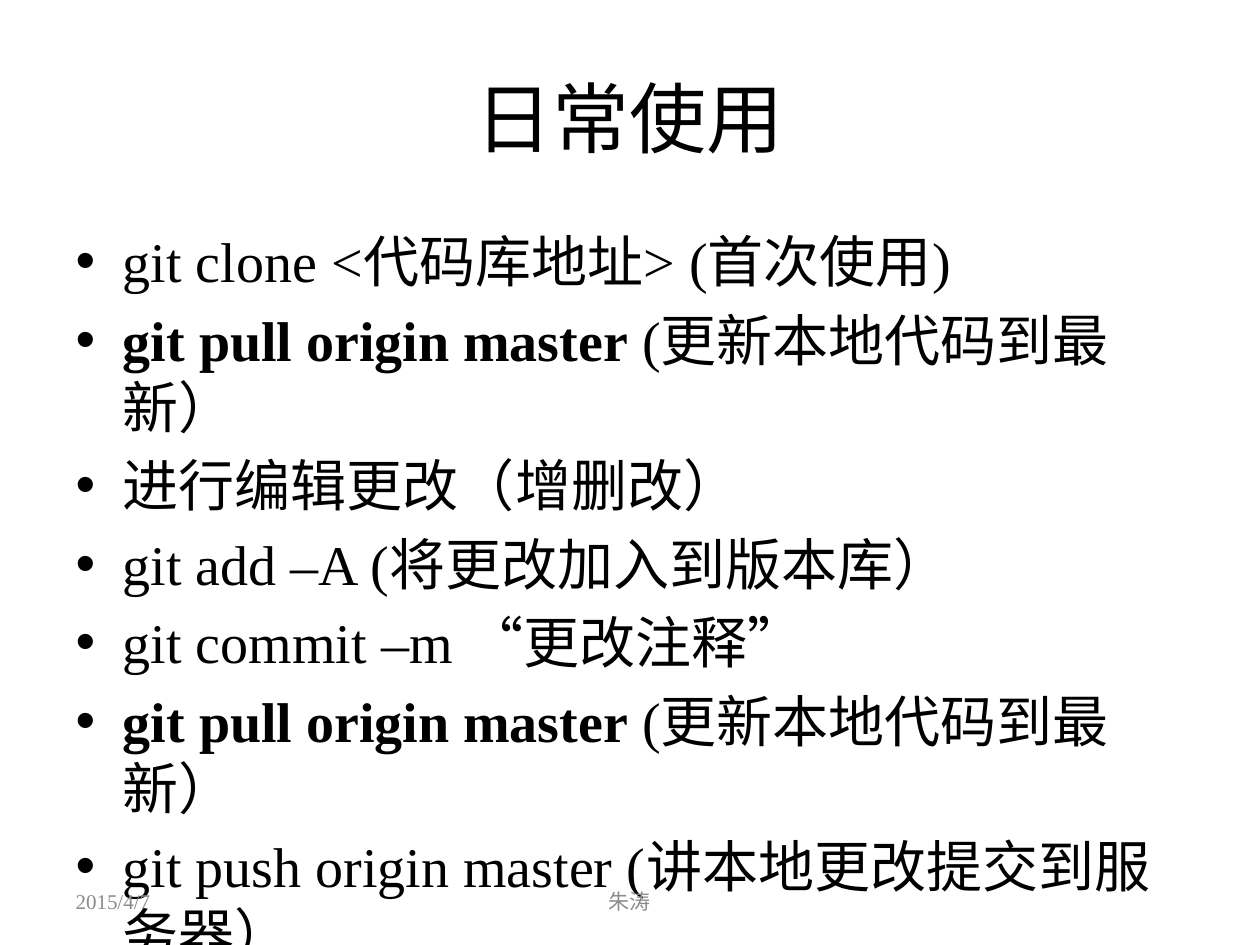
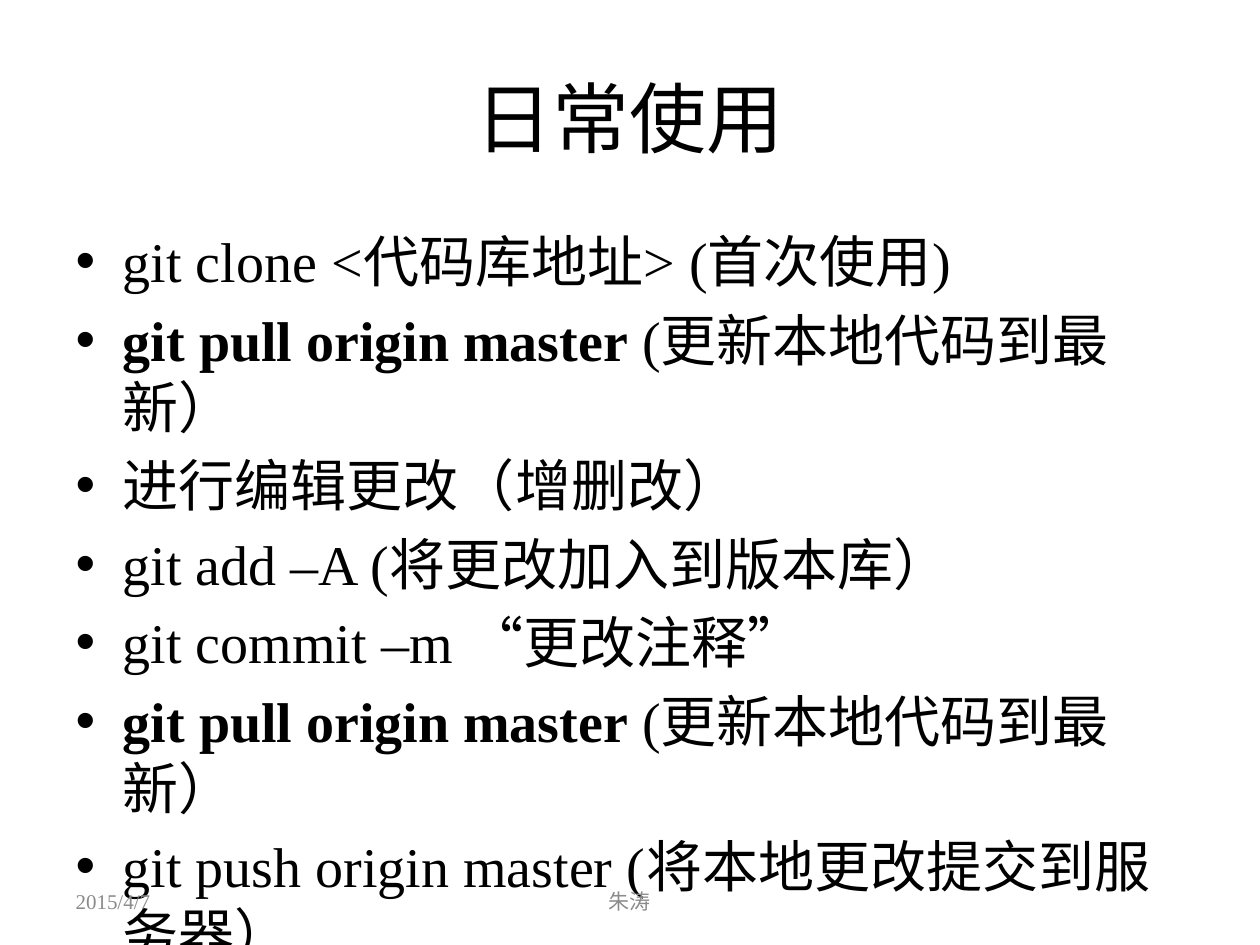
Before and after one commit to zhutao2015/JavaCourse, a slide deck: slide 5 of lesson1/git.pptx. Drawn at 1260x945 pixels with LibreOffice and Linux fonts; fonts in the diff are those of the drawing. Boxes give left, top, right and bottom in pixels: in the first picture for what was removed or moved away, otherwise in the second. Text is boxed around its words. In the diff, an @@ line names an element or a change of style, - is before the commit and + after.

```diff
--- a/lesson1/git.pptx
+++ b/lesson1/git.pptx
@@ text at [123,844,1151,898]: text changed @@
-• git push origin master (讲本地更改提交到服务器）
+• git push origin master (将本地更改提交到服务器）
```
Also in this commit, not shown: 1 slide added, 1 other file.
